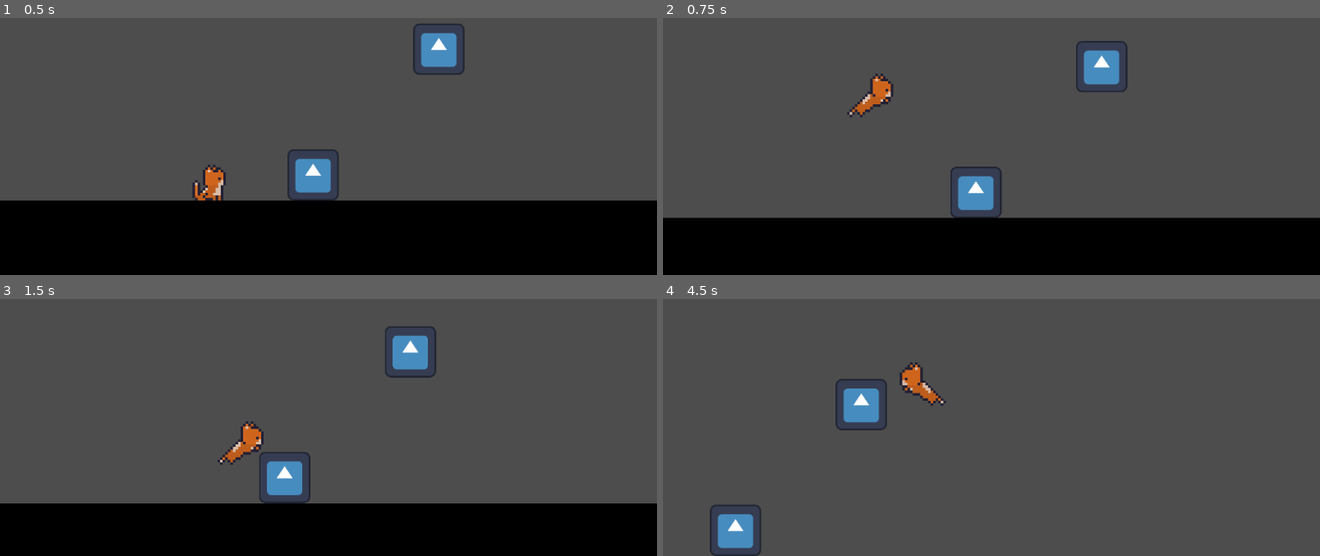
Above: before the commit, frames 1-4 (two rows, left to right).
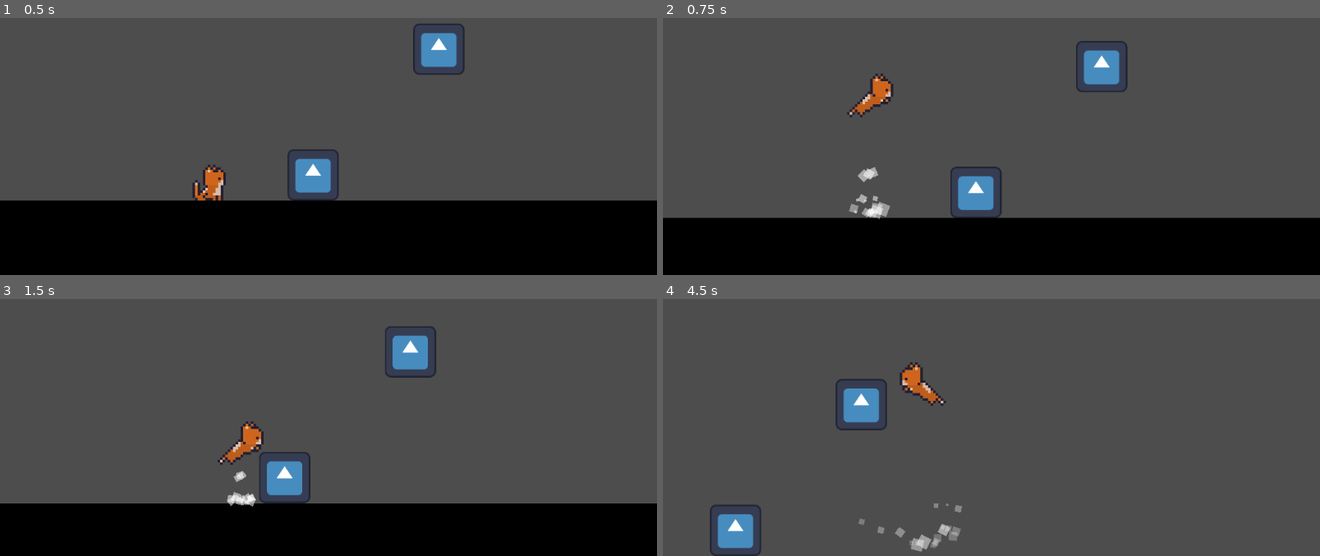
Above: after the commit, the same moments.

Repository: ArgolloTechnology/SISTCA
Game: Godot game, scene res://main.tscn
Same seed, same stepped clock (60 frames per second), same inputs: the game is played once before the commit and once after it. The engine's default icon, where the game draws it, is replaced by a stand-in: a white triangle on a blue panel in a dark square.
Inputs:
- Up to frame 1 (0.5 s): no input
- Up to frame 2 (0.75 s): tap Enter (ui_accept) at 0.5, 0.6 s; hold Right (ui_right) from 0.53 s (still down)
- Up to frame 3 (1.5 s): keep holding Right (ui_right); tap Enter (ui_accept) at 0.77, 1.07, 1.35 s
- Up to frame 4 (4.5 s): tap Enter (ui_accept) at 1.52, 1.82, 2.1, 2.85, 3.02, 3.32, 3.6, 3.77, 4.07, 4.35 s; release Right (ui_right) at 2.03 s; hold Left (ui_left) 2.03-2.78 s; hold Right (ui_right) 2.78-4.28 s; hold Left (ui_left) from 4.28 s (still down)

Frame 1 is identical in both runs. In frame 2, 0.4% of the frame differs, in the area x 28-35%, y 58-79%; in frame 3, 0.2%; in frame 4, 0.5%, in the area x 29-46%, y 79-99%.

Commit message:
Novas particulas
particulas de andar/correr e pular

Diff:
--- a/stray-2d/player.gd
+++ b/stray-2d/player.gd
@@ -3,6 +3,8 @@
 @onready var anim: AnimatedSprite2D = $AnimatedSprite2D
 @onready var timer: Timer = $sitTimer
 @onready var run_timer: Timer = $runTimer
+@onready var moveParticle: GPUParticles2D = $GPUParticles2D
+@onready var jump: GPUParticles2D = $jump
 
 const SPEED = 50
 const JUMP_VELOCITY = -300.0
@@ -28,19 +30,21 @@
 func apply_gravity(delta: float) -> void:
 	if not is_on_floor():
 		velocity += get_gravity() * delta
+		moveParticle.emitting = false
 
 func handle_jump() -> void:
+	print(jump.emitting)
 	if Input.is_action_just_pressed("ui_accept") and is_on_floor() and not jumping:
 		anim.play("jump")
 		jumping = true
+		jump.restart()
+		jump.emitting = true
 	if anim.frame == 2 and jumping and anim.animation != "falling":
 		velocity.y = JUMP_VELOCITY
 	if anim.animation == "falling" and is_on_floor():
 		jumping = false
 
 func handle_movement() -> void:
-	print(movement)
-	print(scratching)
 	var direction := Input.get_axis("ui_left", "ui_right")
 	if direction and can_walk:
 		if is_on_wall():
@@ -48,11 +52,19 @@
 			if not scratching:
 				movement = "wall sup"
 				scratching = true
+				moveParticle.emitting = false
 		else:
-			movement = "run" if running else "walk"
+			if running:
+				movement = "run"
+				moveParticle.amount = 16
+			else:
+				movement = "walk"
+				moveParticle.amount = 4
 			scratching = false
 		anim.flip_h = direction < 0
 		if not jumping and is_on_floor():
+			if not scratching:
+				moveParticle.emitting = true
 			anim.play(movement)
 		idle = "idle stand"
 		velocity.x = direction * SPEED * (RUN_MULTIPLIER if running else 1)
@@ -68,6 +80,7 @@
 		if not running:
 			run_timer.start()
 		if not jumping and velocity.y == 0 and not scratching:
+			moveParticle.emitting = false
 			anim.play(idle)
 
 	if direction and not can_walk:
--- a/stray-2d/player.tscn
+++ b/stray-2d/player.tscn
@@ -686,6 +686,53 @@
 "name": &"wall sup",
 "speed": 16.0
 }]
+
+[sub_resource type="Gradient" id="Gradient_onrkg"]
+offsets = PackedFloat32Array(0.025974)
+colors = PackedColorArray(1, 1, 1, 0.541176)
+
+[sub_resource type="GradientTexture1D" id="GradientTexture1D_i3pqv"]
+gradient = SubResource("Gradient_onrkg")
+width = 1
+
+[sub_resource type="Curve" id="Curve_onrkg"]
+_limits = [-360.0, 360.0, 0.0, 1.0]
+_data = [Vector2(0, 1), 0.0, 0.0, 0, 0, Vector2(1, 0), 0.0, 0.0, 0, 0]
+point_count = 2
+
+[sub_resource type="CurveTexture" id="CurveTexture_i3pqv"]
+curve = SubResource("Curve_onrkg")
+
+[sub_resource type="Gradient" id="Gradient_hqtel"]
+offsets = PackedFloat32Array(0.3, 1)
+colors = PackedColorArray(1, 1, 1, 1, 1, 1, 1, 0)
+
+[sub_resource type="GradientTexture1D" id="GradientTexture1D_sweqy"]
+gradient = SubResource("Gradient_hqtel")
+
+[sub_resource type="Curve" id="Curve_i3pqv"]
+_data = [Vector2(0, 0.5), 0.0, 0.0, 0, 0, Vector2(0.5, 1), 0.0, 0.0, 0, 0, Vector2(1, 0), 0.0, 0.0, 0, 0]
+point_count = 3
+
+[sub_resource type="CurveTexture" id="CurveTexture_hqtel"]
+curve = SubResource("Curve_i3pqv")
+
+[sub_resource type="ParticleProcessMaterial" id="ParticleProcessMaterial_hqtel"]
+particle_flag_disable_z = true
+emission_shape = 3
+emission_box_extents = Vector3(4, 1, 1)
+angle_min = -90.0
+angle_max = 1.07288e-05
+angle_curve = SubResource("CurveTexture_i3pqv")
+direction = Vector3(0, -1, 0)
+initial_velocity_min = 10.0
+initial_velocity_max = 20.0
+gravity = Vector3(0, 0, 0)
+linear_accel_min = -1.0
+linear_accel_max = 0.999998
+scale_max = 5.0
+scale_curve = SubResource("CurveTexture_hqtel")
+color_ramp = SubResource("GradientTexture1D_sweqy")
 
 [node name="Player" type="CharacterBody2D"]
 script = ExtResource("1_gq8d0")
@@ -712,6 +759,21 @@
 wait_time = 2.5
 one_shot = true
 
+[node name="GPUParticles2D" type="GPUParticles2D" parent="."]
+z_index = 2
+texture = SubResource("GradientTexture1D_i3pqv")
+process_material = SubResource("ParticleProcessMaterial_hqtel")
+
+[node name="jump" type="GPUParticles2D" parent="."]
+z_index = 2
+emitting = false
+amount = 16
+texture = SubResource("GradientTexture1D_i3pqv")
+lifetime = 0.5
+one_shot = true
+explosiveness = 0.75
+process_material = SubResource("ParticleProcessMaterial_hqtel")
+
 [connection signal="animation_finished" from="AnimatedSprite2D" to="." method="_on_animated_sprite_2d_animation_finished"]
 [connection signal="timeout" from="sitTimer" to="." method="_on_timer_timeout"]
 [connection signal="timeout" from="runTimer" to="." method="_on_run_timer_timeout"]
--- a/stray-2d/project.godot
+++ b/stray-2d/project.godot
@@ -14,6 +14,10 @@
 run/main_scene="res://main.tscn"
 config/features=PackedStringArray("4.4", "Forward Plus")
 config/icon="res://icon.svg"
+
+[debug]
+
+settings/stdout/print_fps=true
 
 [display]
 
Not shown: 1 places in stray-2d/player.tscn that only renumber resources
